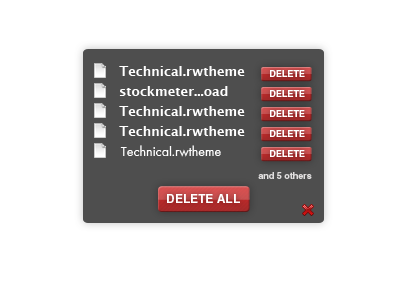
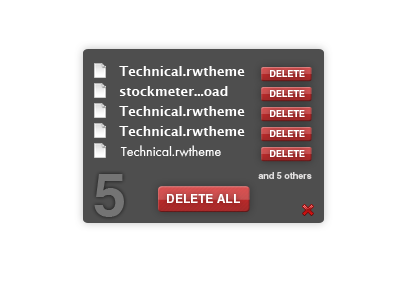
Layers edited between the first and the second 417 × 293 image:
added layer "5" above "Layer 8" over [94,174,124,217]
